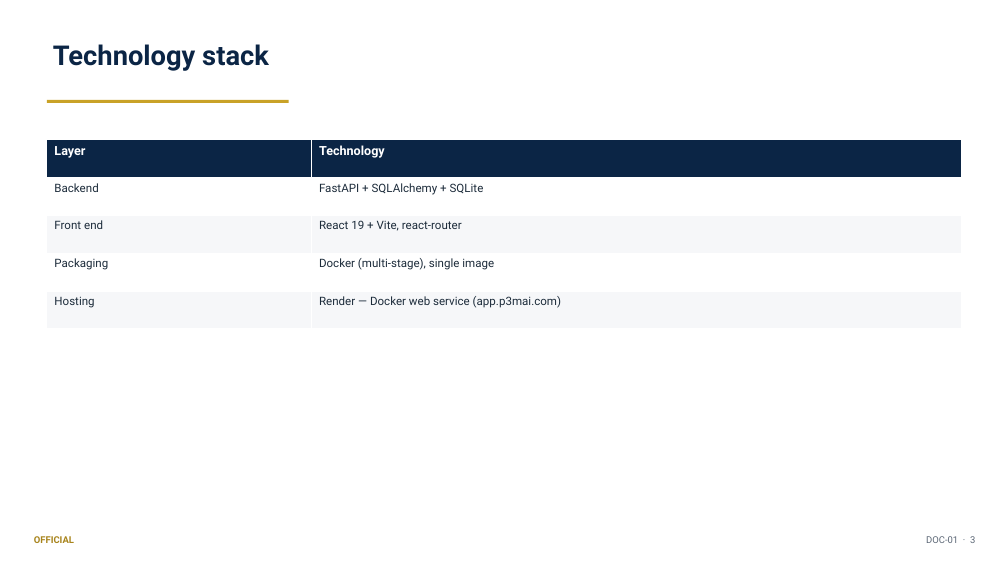
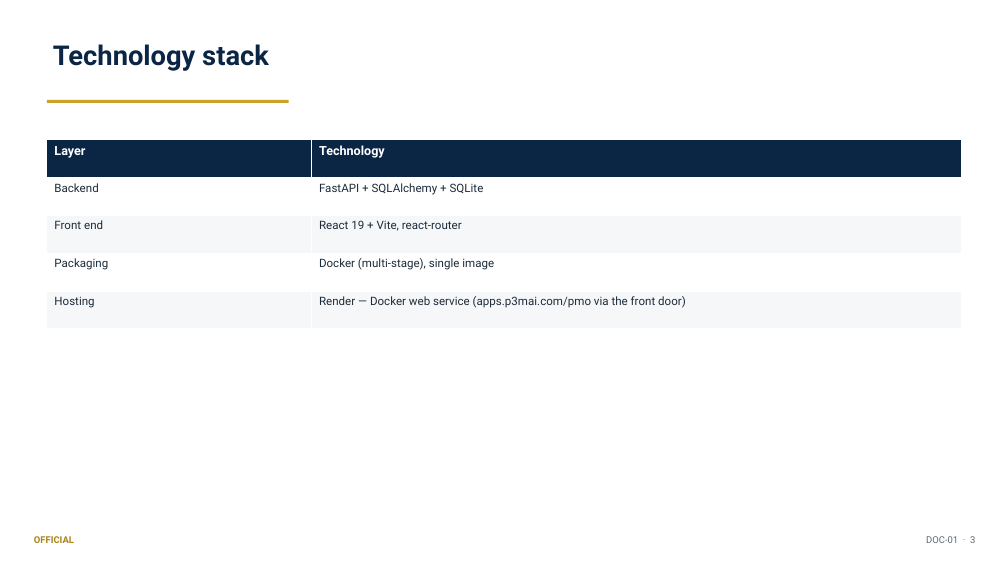
Before and after one commit to DRC63/pmo-service, a slide deck: slide 3 of docs/01_Architecture_and_Design_Summary.pptx. Drawn at 1008x567 pixels with LibreOffice and Linux fonts; fonts in the diff are those of the drawing. Boxes give left, top, right and bottom in pixels: in the first picture for what was removed or moved away, otherwise in the second. Text is boxed around its words. In the diff, an @@ line names an element or a change of style, - is before the commit and + after.

```diff
--- a/docs/01_Architecture_and_Design_Summary.pptx
+++ b/docs/01_Architecture_and_Design_Summary.pptx
@@ table at [47, 140, 962, 329] @@
-row 5, column 2: Render — Docker web service (app.p3mai.com)
+row 5, column 2: Render — Docker web service (apps.p3mai.com/pmo via the front door)
```
Also in this commit, not shown: 13 other files.
